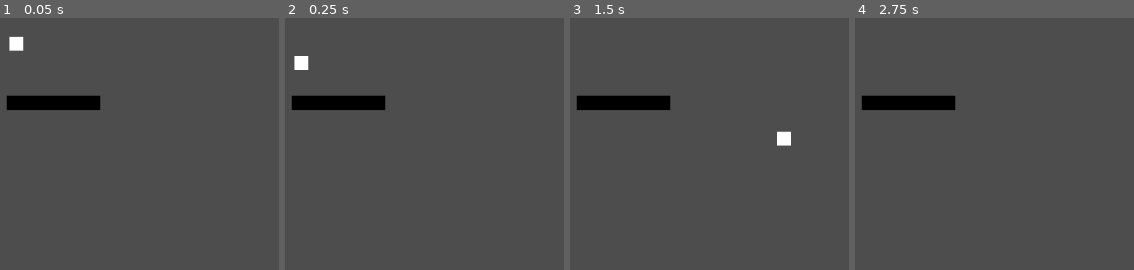
Above: before the commit, frames 1-4 (left to right).
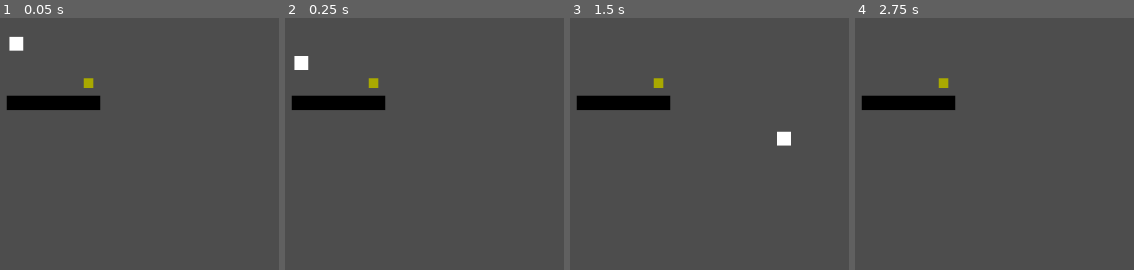
Above: after the commit, the same moments.

Repository: newplayer4868/Godot_Edu
Game: Godot game, scene res://Main.tscn
Same seed, same stepped clock (60 frames per second), same inputs: the game is played once before the commit and once after it. This scene is started directly instead of the project's main scene.
Inputs:
- Up to frame 1 (0.05 s): no input
- Up to frame 2 (0.25 s): no input
- Up to frame 3 (1.5 s): tap Enter (ui_accept) at 0.5, 0.77 s; hold Right (ui_right) from 0.53 s (still down)
- Up to frame 4 (2.75 s): tap Enter (ui_accept) at 1.52 s; release Right (ui_right) at 2.03 s; hold Left (ui_left) from 2.03 s (still down)

The runs differ from the first frame. In frame 1, 0.1% of the frame differs, in the area x 30-34%, y 23-28%; in frame 2, 0.1%; in frame 3, 0.1%; in frame 4, 0.1%.

Commit message:
시그널 탭 활용을 통한 코인 획득 과정 시연

Diff:
--- a/Main.tscn
+++ b/Main.tscn
@@ -2,6 +2,7 @@
 
 [ext_resource type="PackedScene" uid="uid://vrjbbrpdasir" path="res://Wall.tscn" id="1_uu6xs"]
 [ext_resource type="PackedScene" uid="uid://bfg2hdl0gf25j" path="res://accident.tscn" id="2_r0du0"]
+[ext_resource type="PackedScene" uid="uid://b77pg8ejcttvh" path="res://coin.tscn" id="3_r0du0"]
 
 [node name="Node2D" type="Node2D" unique_id=1699013533]
 
@@ -10,3 +11,6 @@
 
 [node name="accident" parent="." unique_id=1276994189 instance=ExtResource("2_r0du0")]
 position = Vector2(126, 241)
+
+[node name="Coin" parent="." unique_id=209695241 instance=ExtResource("3_r0du0")]
+position = Vector2(230, 299)
--- a/accident.gd
+++ b/accident.gd
@@ -15,8 +15,8 @@
 		#that can affect the body, including all gravity
 		#overrides from Area2D nodes and the global world gravity.
 		#대충 2d 영역의 전세계에 적용될 중력 값을 get해오는 거 같은데 set_gravity 있나? 없는거 가틍ㄴ데
-
-
+		###중력 수정은 전역 변경: Project Settings > Physics > 2D에서 기본 중력을 수정할 수 있다네요
+		###국소적 변경: Area2D 노드를 활용합니다. Area2D를 배치하고 그 영역의 Gravity 설정을 바꾸면, 캐릭터가 그 영역에 들어오는 순간 지정된 중력 값, 게임에서 물속에 들어가면 천천히 떨어지는 구간을 만들 때
 
 
 	# 눌렸을 떄 작동한다. 스페이스바가 눌렸고, 만약 바닥 위에 있다면,
@@ -26,12 +26,34 @@
 		#포물선 그려짐
 
 
-	# Get the input direction and handle the movement/deceleration.
-	# As good practice, you should replace UI actions with custom gameplay actions.
+### get axios는 오른쪽 값을  왼쪽 값에서 뺴는것,
+###여기서는 왼쪽 버튼 누른다(true)=1 오른쪽 버튼 누른다 =true(1) 뭐 이상한데 어쩃든
+###왼쪽 버튼 누르면  왼쪽(1)-오른쪽(0) =1
+###오른쪽 버튼 누르면 왼쪽 (0)-오른쪽(1) =-1 이렇게 해서 음양이 나온
 	var direction = Input.get_axis("ui_left", "ui_right") #방향은 방향키로 받는다 미리 받을 키 지정한건가 디렉션은 저 키로만 값이 바뀐다?
-	if direction:
+	if direction: ## 0 이외의 값은 True임 그럼 0일때(아무것도 안누를떄)는 아래로 가
 		velocity.x = direction * SPEED
 	else:
-		velocity.x = move_toward(velocity.x, 0, SPEED)
+		velocity.x = move_toward(velocity.x, 0, SPEED) #마찰력 표현 현재 속도에서 0으로 300만큼의 힘으로 브레이크 걸라는거임
 
-	move_and_slide()
+	move_and_slide() #이건 결국 충돌 감지 인듯
+##	● float get_axis(negative_action: StringName, positive_action: StringName) const
+#Get axis input by specifying two actions, one negative and one positive.
+#This is a shorthand for writing Input.get_action_strength("positive_action") - Input.get_action_strength("negative_action").
+
+#get axis는 앞의 값은 부정 뒤의 값은 긍정으로 처리해주는 듯
+#디렉션은 레프트는 부정 인풋
+#라이트는 긍정 인풋하는거임
+#그럼 라이트일 떄는 true*speed true는 보통 1이야 그러니까 스피드 만큼 좌표 이동=오른쪽 300힘
+#그럼 else는 레프트 부정일 떄야
+
+#float move_toward(from: float, to: float, delta: float)
+#from 값을 to까지 delta 만큼 움직입니다. to를 넘어가진 않습니다.
+#delta 값을 음수로 설정하면 멀어집니다.
+
+#move_toward(5, 10, 4)    # 9를 반환합니다 5에서 4칸 가라
+#move_toward(10, 5, 4)    # 6을 반환합니다  10에서 5방향으로 4칸 가라
+#move_toward(5, 10, 9)    # 10을 반환합니다 5에서 10 방향으로 9칸 가라 근데 10반환했네 최대 값은 못넘어가는듯?
+#move_toward(10, 5, -1.5) # 11.5를 반환합니다 근데 여긴 왜 넘어가냐? 왼쪽으로 뚫는건 가능한건가?
+
+#move_toward(1, 5, -1.5) # 11.5를 반환합니다 근데 여긴 왜 넘어가냐? 왼쪽으로 뚫는건 가능한건가?  이건 그럼 -0.5뜸?
--- /dev/null
+++ b/coin.gd
@@ -0,0 +1,17 @@
+extends Area2D
+
+
+# Called when the node enters the scene tree for the first time.
+func _ready():
+	pass # Replace with function body.
+
+
+# Called every frame. 'delta' is the elapsed time since the previous frame.
+func _process(delta):
+	pass
+
+
+func _on_body_entered(body):
+	print("hello")
+	queue_free()
+	#pass # Replace with function body.
--- /dev/null
+++ b/coin.tscn
@@ -0,0 +1,20 @@
+[gd_scene format=3 uid="uid://b77pg8ejcttvh"]
+
+[ext_resource type="Script" uid="uid://g3q4um3inalc" path="res://coin.gd" id="1_d5gmh"]
+
+[sub_resource type="CircleShape2D" id="CircleShape2D_0t63x"]
+
+[node name="Coin" type="Area2D" unique_id=209695241]
+script = ExtResource("1_d5gmh")
+
+[node name="CollisionShape2D" type="CollisionShape2D" parent="." unique_id=1829629323]
+shape = SubResource("CircleShape2D_0t63x")
+
+[node name="ColorRect" type="ColorRect" parent="." unique_id=80828909]
+offset_left = -7.0
+offset_top = -7.0
+offset_right = 7.0
+offset_bottom = 7.0
+color = Color(0.66235065, 0.66235036, 0, 1)
+
+[connection signal="body_entered" from="." to="." method="_on_body_entered"]
Not shown, added: coin.gd.uid
